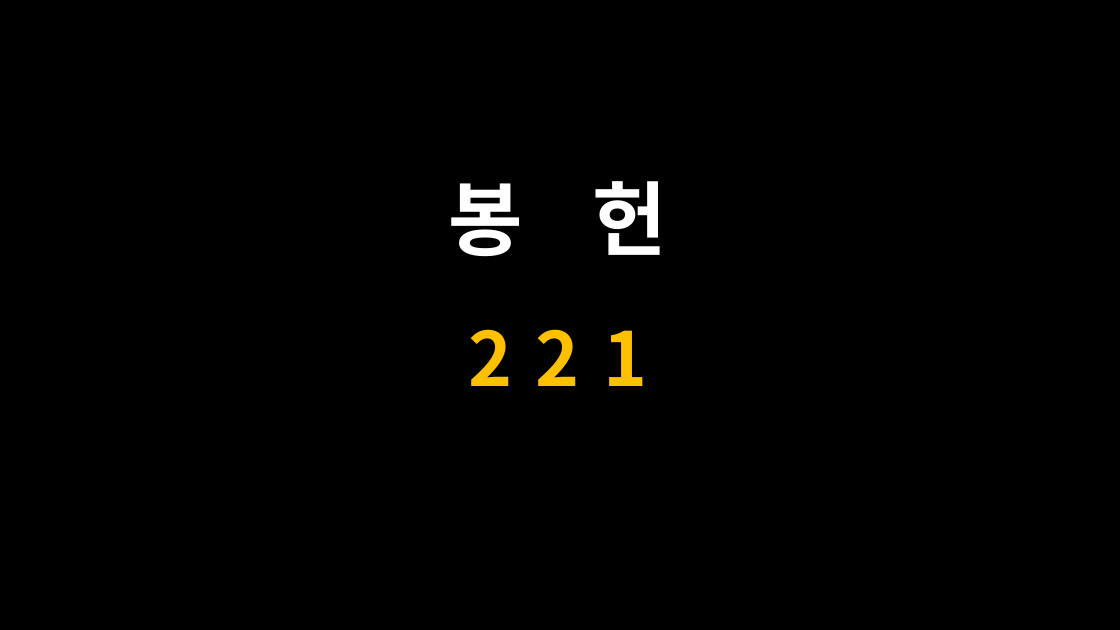
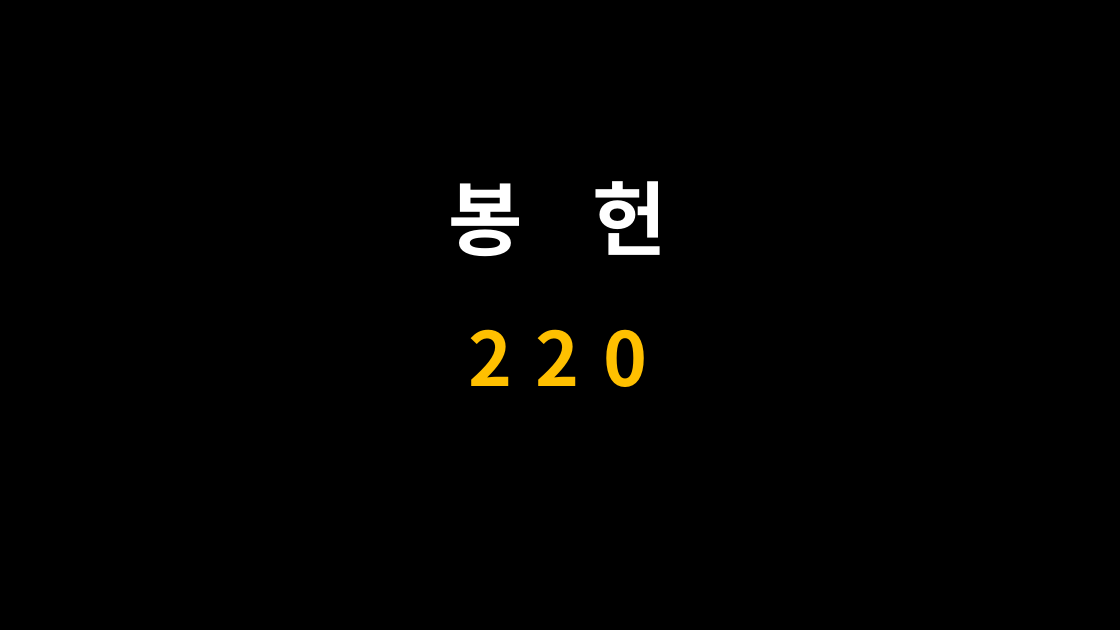
Before and after one commit to scottpark/missa_ppt, a slide deck: slide 84 of 20260726/20260726_연중 제17주일.pptx (slide 80 before the commit). Drawn at 1120x630 pixels with LibreOffice and Linux fonts; fonts in the diff are those of the drawing. Boxes give left, top, right and bottom in pixels: in the first picture for what was removed or moved away, otherwise in the second. Text is boxed around its words. In the diff, an @@ line names an element or a change of style, - is before the commit and + after.

```diff
--- a/20260726/20260726_연중 제17주일.pptx
+++ b/20260726/20260726_연중 제17주일.pptx
@@ text at bbox=[469, 329, 648, 387]: text changed @@
-221
+220
```
Also in this commit, not shown: 18 other slides changed, 32 slides added, 16 slides removed, 51 other files.
